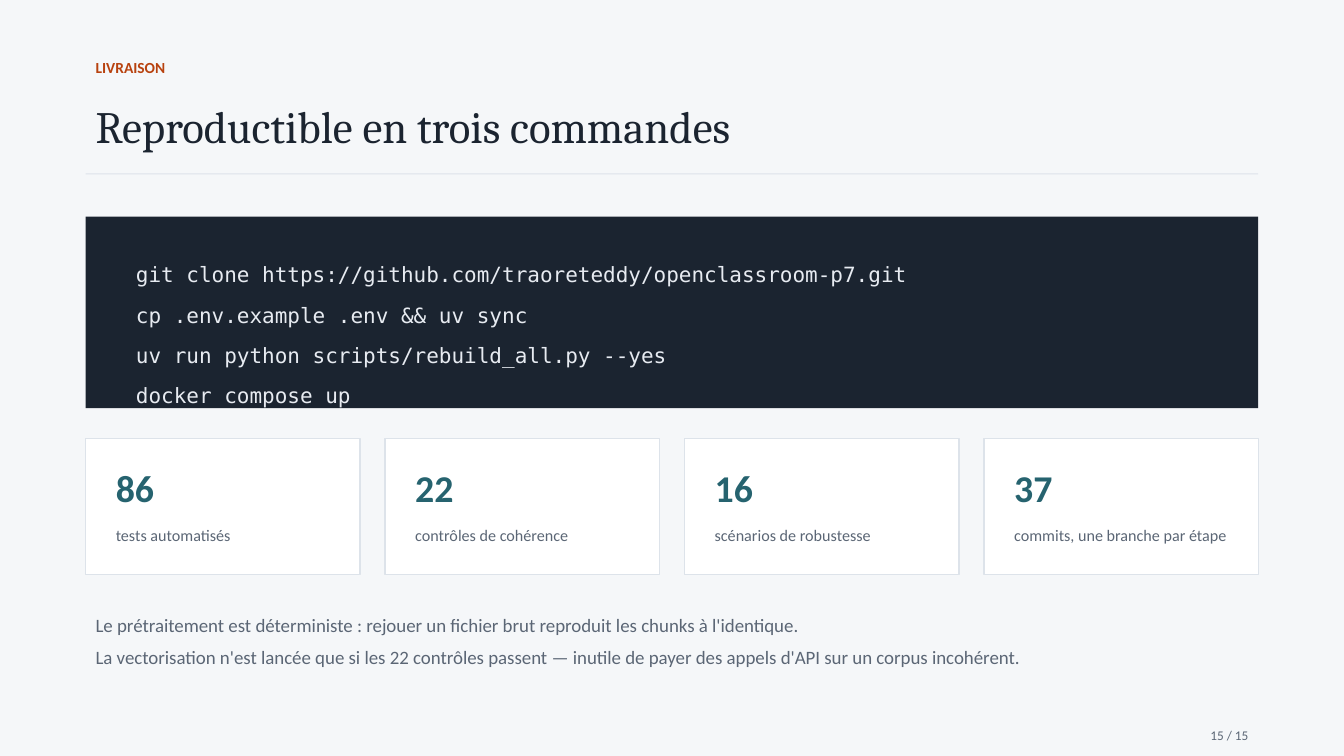
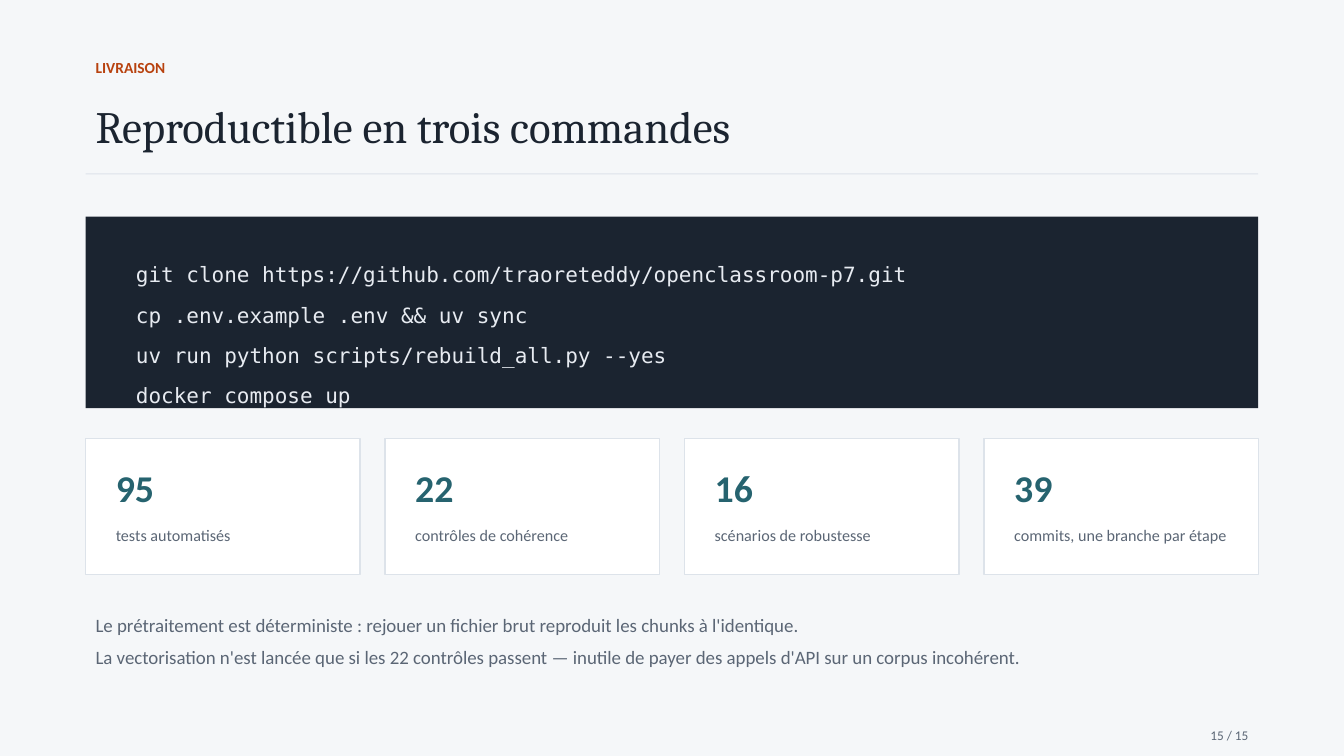
Before and after one commit to traoreteddy/openclassroom-p7, a slide deck: slide 15 of docs/soutenance-puls-events-rag.pptx. Drawn at 1344x756 pixels with LibreOffice and Linux fonts; fonts in the diff are those of the drawing. Boxes give left, top, right and bottom in pixels: in the first picture for what was removed or moved away, otherwise in the second. Text is boxed around its words. In the diff, an @@ line names an element or a change of style, - is before the commit and + after.

```diff
--- a/docs/soutenance-puls-events-rag.pptx
+++ b/docs/soutenance-puls-events-rag.pptx
@@ text at (116,477,154,503): text changed @@
-86
+95
@@ text at (1014,477,1052,503): text changed @@
-37
+39
```
Also in this commit, not shown: 4 other files.
